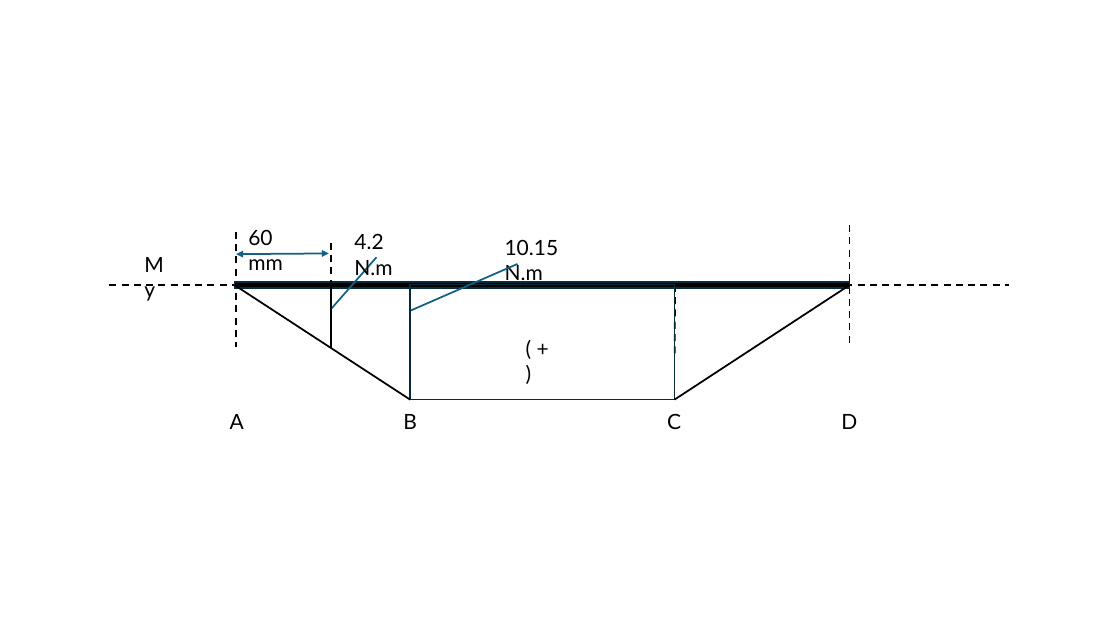
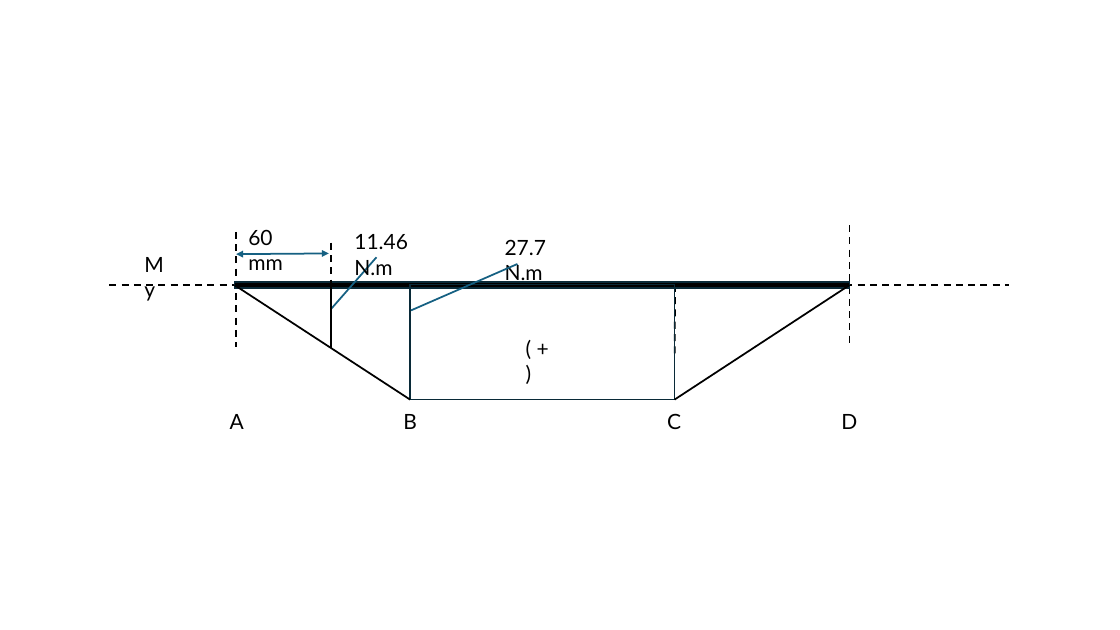
Before and after one commit to Thanh-Sang-AI/Mechanical-Design-and-Control-Algorithms-for-Self-Balancing-Two-Wheeled-Vehicle, a slide deck: slide 12 of thiet ke hoverboard.pptx (slide 11 before the commit). Drawn at 1120x630 pixels with LibreOffice and Linux fonts; fonts in the diff are those of the drawing. Boxes give left, top, right and bottom in pixels: in the first picture for what was removed or moved away, otherwise in the second. Text is boxed around its words. In the diff, an @@ line names an element or a change of style, - is before the commit and + after.

```diff
--- a/thiet ke hoverboard.pptx
+++ b/thiet ke hoverboard.pptx
@@ text at (354,234,408,279): text changed @@
-4.2 N.m
+11.46 N.m
@@ text at (505,239,546,285): text changed @@
-10.15 N.m
+27.7 N.m
```
Also in this commit, not shown: 6 other slides changed, 2 slides added, 1 slide removed, 1 other file.
